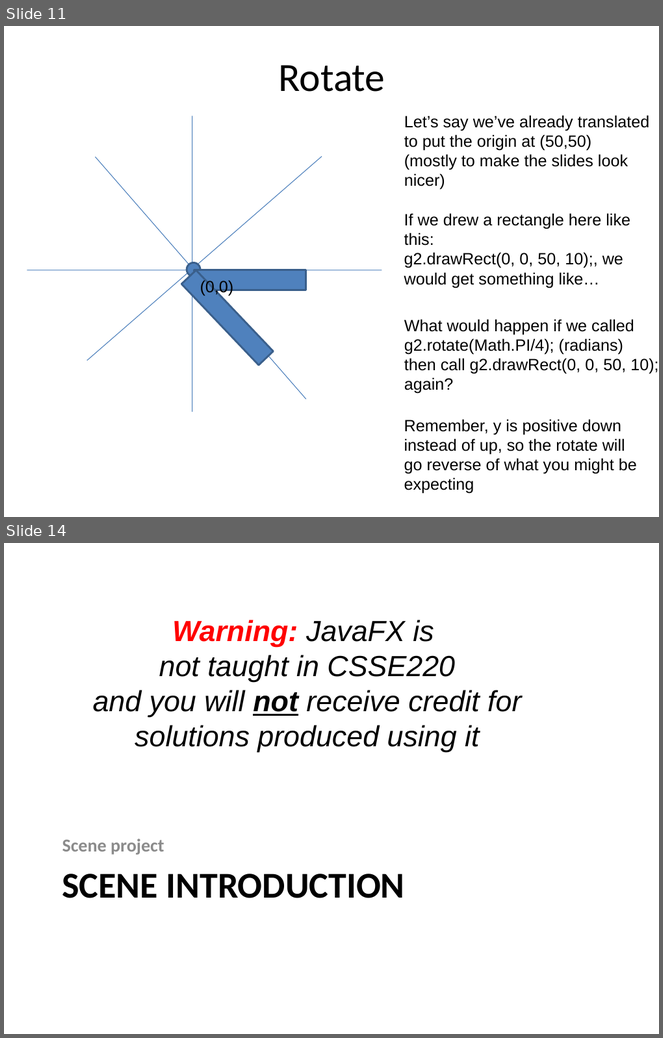
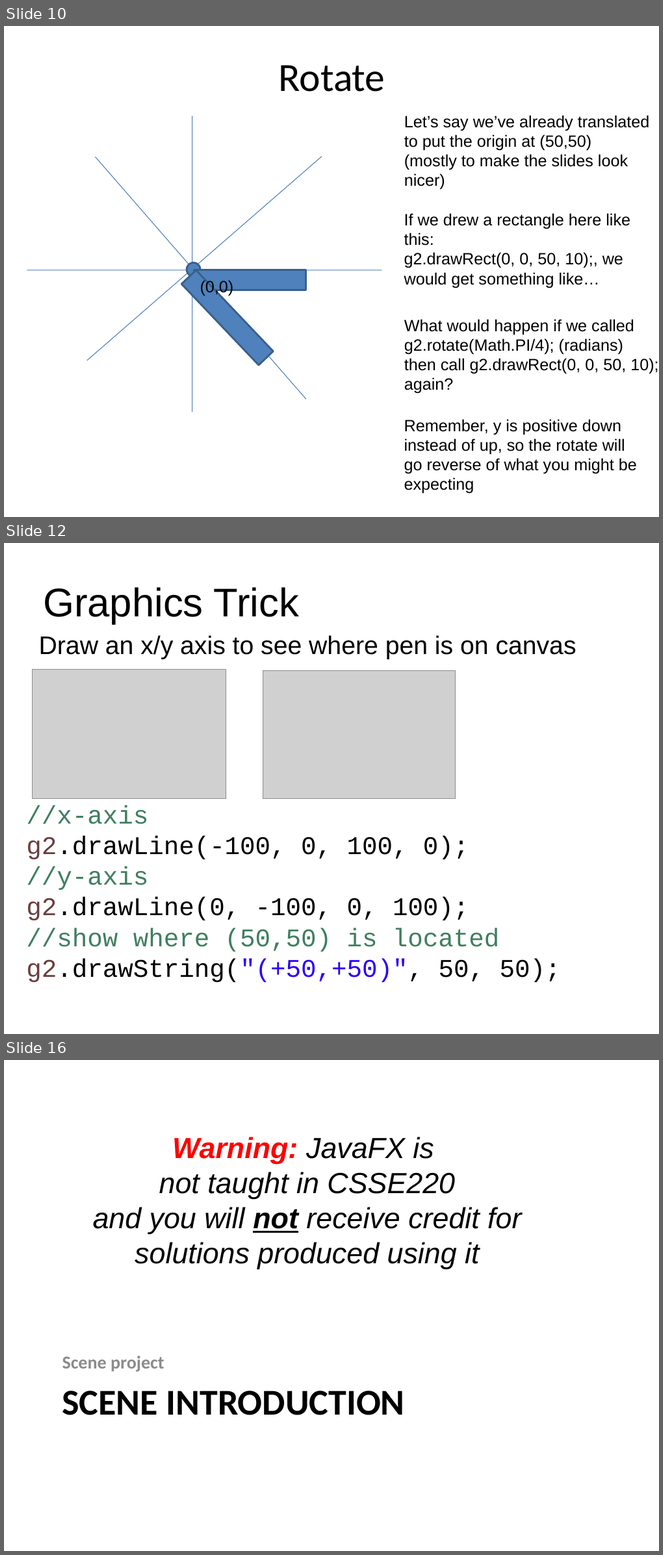
Before and after one commit to RHIT-CSSE/csse220, a slide deck: ClassMaterials/IntroToGraphics/Slides/Graphics.pptx. Shown one above the other, each under a label of ours: slides 11 and 14 before the commit, slides 10, 12 and 16 after it; the slides between them are not shown. The pictures are 663x1038 and 663x1555 pixels, drawn with LibreOffice and Linux fonts; fonts in the diff are those of the drawing; grey boxes stand for pictures. Boxes give left, top, right and bottom in pixels: in the first picture for what was removed or moved away, otherwise in the second. Text is boxed around its words. In the diff, an @@ line names an element or a change of style, - is before the commit and + after.

```diff
--- a/ClassMaterials/IntroToGraphics/Slides/Graphics.pptx
+++ b/ClassMaterials/IntroToGraphics/Slides/Graphics.pptx
@@ slide 12 added at (4, 543, 659, 1034), background #FFFFFF @@
@@ title added at (43, 587, 299, 624), 44 pt, text #000000 @@
+Graphics Trick
@@ text added at (39, 635, 577, 659), 28 pt, text #000000 @@
+Draw an x/y axis to see where pen is on canvas
@@ picture added at (32, 670, 226, 798) @@
@@ picture added at (263, 671, 456, 799) @@
@@ text added at (26, 806, 561, 982), 28 pt, text #000000 @@
+//x-axis
+g2.drawLine(-100, 0, 100, 0);
+//y-axis
+g2.drawLine(0, -100, 0, 100);
+//show where (50,50) is located
+g2.drawString("(+50,+50)", 50, 50);
@@ what was slide 11 is now slide 10 @@
@@ what was slide 14 is now slide 16 @@
```
Also in this commit, not shown: 2 slides changed, 3 other slides added, 1 slide removed, 1 other file.
